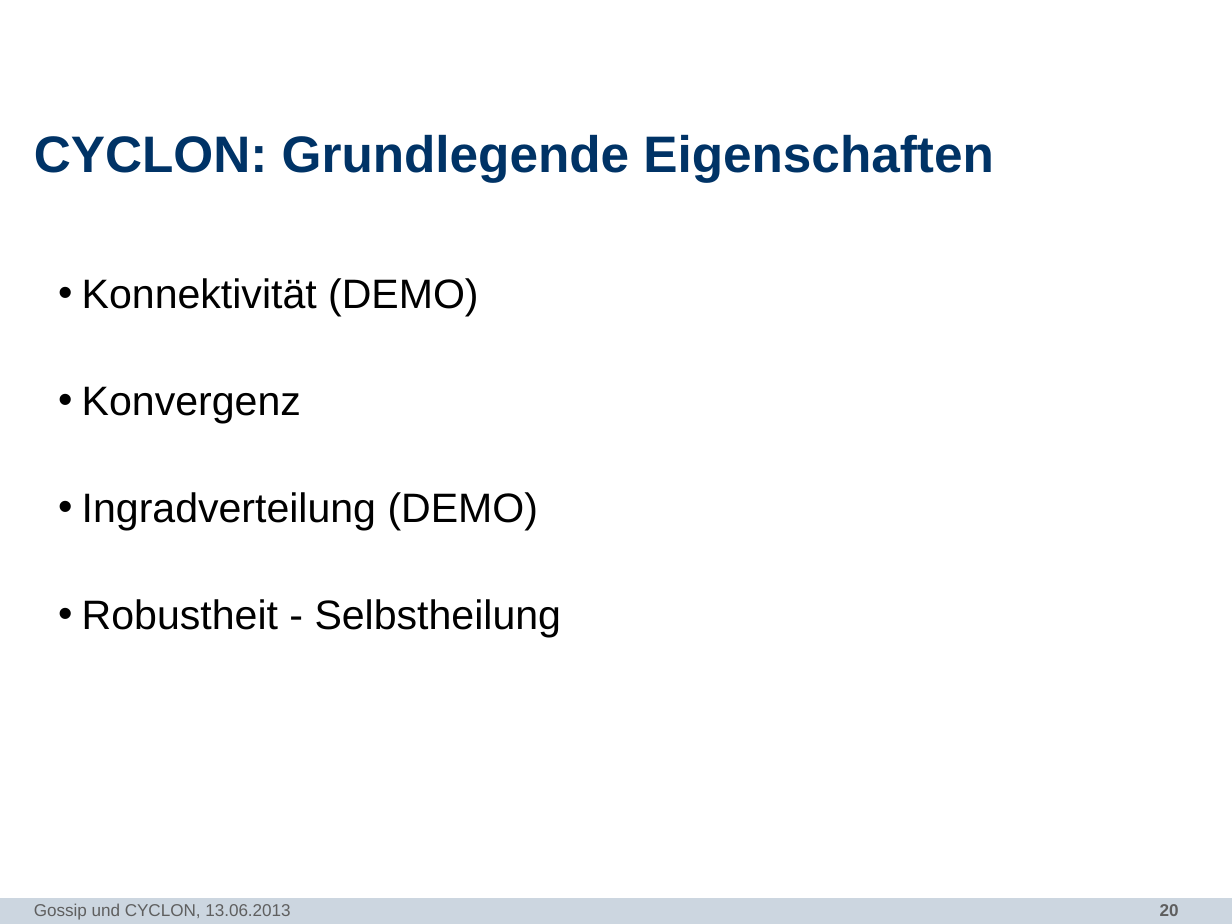
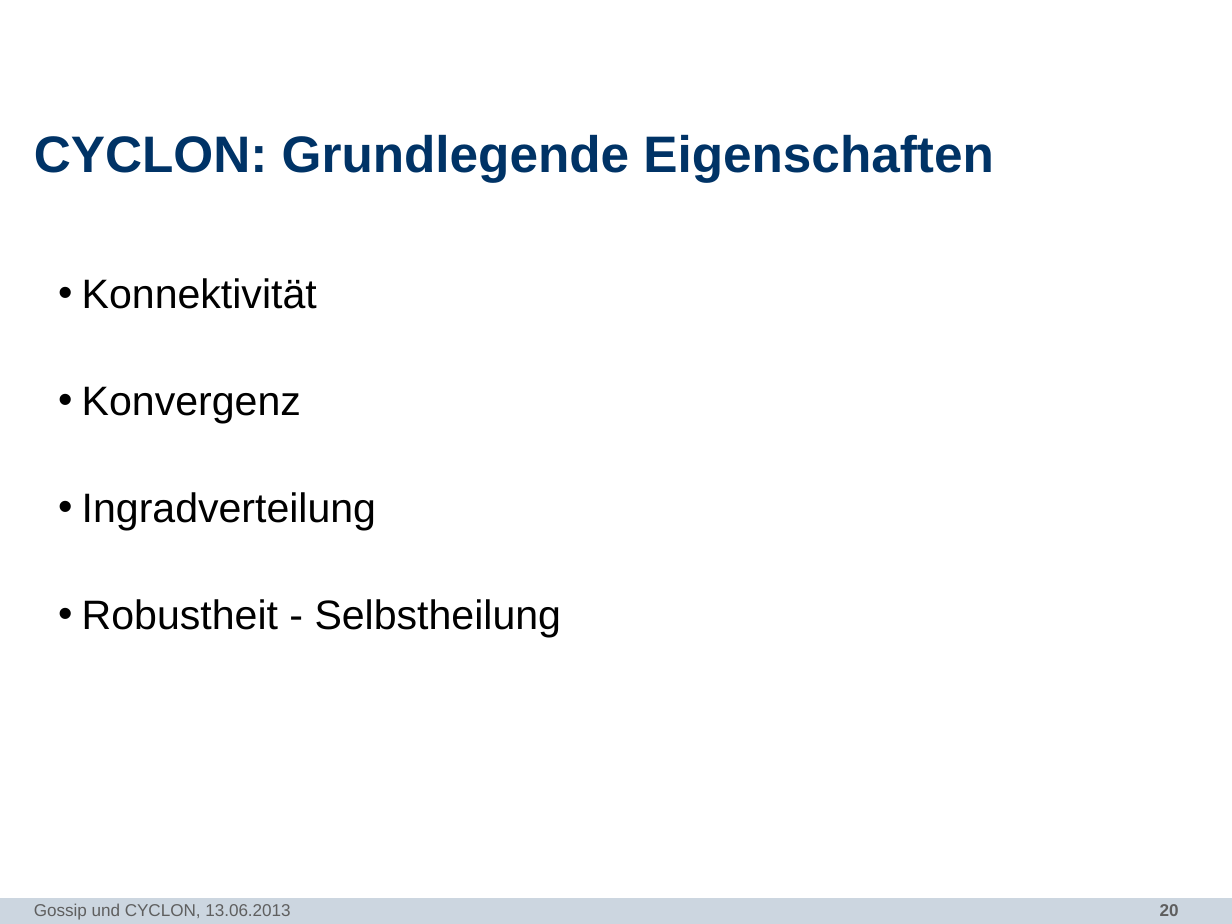
Before and after one commit to N8Fear/DistributedSystems, a slide deck: slide 20 of Vortrag/[MASTER] Präsentation.pptx. Drawn at 1232x924 pixels with LibreOffice and Linux fonts; fonts in the diff are those of the drawing; background and template pictures are left out. Boxes give left, top, right and bottom in pixels: in the first picture for what was removed or moved away, otherwise in the second. Text is boxed around its words. In the diff, an @@ line names an element or a change of style, - is before the commit and + after.

```diff
--- a/Vortrag/[MASTER] Präsentation.pptx
+++ b/Vortrag/[MASTER] Präsentation.pptx
@@ text at <box>82,278,317,309</box>: text changed @@
-  • Konnektivität (DEMO)
+  • Konnektivität
@@ text at <box>82,492,376,531</box>: text changed @@
-  • Ingradverteilung (DEMO)
+  • Ingradverteilung
```
Also in this commit, not shown: 5 other slides changed, 1 other file.
